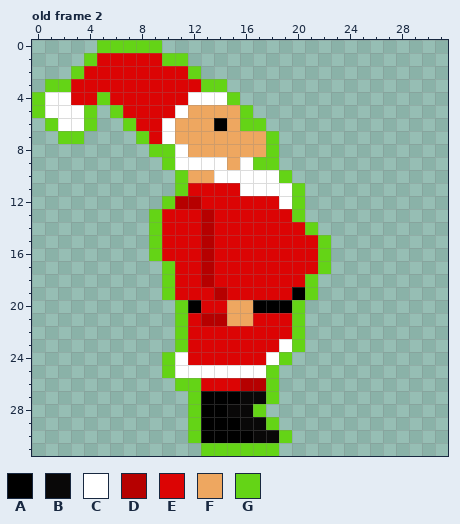
Two versions of one pixel-art file, Assets/Sprites/SANTA.aseprite. Above is the file before it was changed.
32x32 pixels, 10 frames. Shown: old frame 2. The commit also changed other frames, which this record leaves out.
Visible layers, top first: "Layer 1", "Layer 2".
Palette (. is transparent): A #000000  B #090808  C #ffffff  D #b60000  E #dc0404  F #eea760  G #64d416
Pixels before, old frame 2, first column x 0:
 0 .....GGGGG.............
 1 ....GEEEEEGG...........
 2 ...GEEEEEEEEG..........
 3 .GGEEEEEEEEEEGG........
 4 GCCEEGEEEEEECCCG.......
 5 GCCCG.GEEEECFFFFG......
 6 .GCCG..GEECFFFAFGG.....
 7 ..GG....GECFFFFFFFG....
 8 .........GGCFFFFFFG....
 9 ..........GCCCCFCGG....
10 ...........GFFCCCCCG...
11 ...........GEEEECCCCG..
12 ..........GDDEEEEEECG..
13 .........GEEEDEEEEEEG..
14 .........GEEEDEEEEEEEG.
15 .........GEEEDEEEEEEEEG
16 .........GEEEDEEEEEEEEG
17 ..........GEEDEEEEEEEEG
18 ..........GEEDEEEEEEEG.
19 ..........GEEEDEEEEEAG.
20 ...........GAEEFFAAAG..
21 ...........GEDDFFEEEG..
22 ...........GEEEEEEEEG..
23 ...........GEEEEEEECG..
24 ..........GCEEEEEECG...
25 ..........GCCCCCCCG....
26 ...........GGEEEDDG....
27 ............GAAABBG....
28 ............GAABBG.....
29 ............GAAABBG....
30 ............GAAAABBG...
31 .............GGGGGG....
And afterwards:
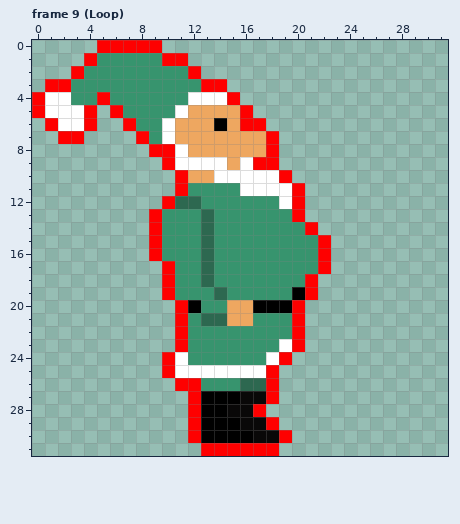
A new or re-ordered frame is compared with the old frame closest to it.
Edits made:
frames 10 -> 9
Colour D changes from #b60000 to #2d6850.
Colour E changes from #dc0404 to #37946e.
Colour G changes from #64d416 to #fe0000.
